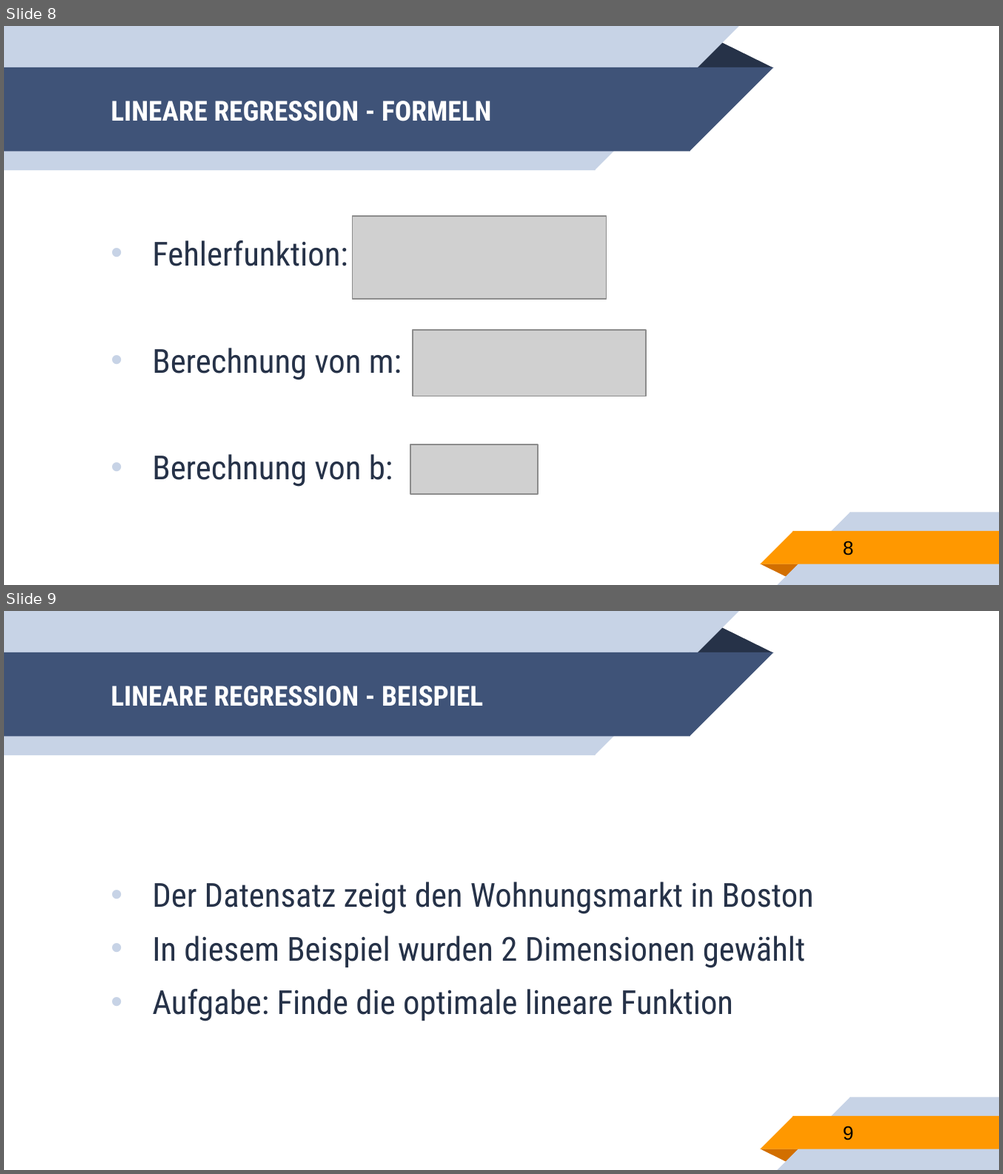
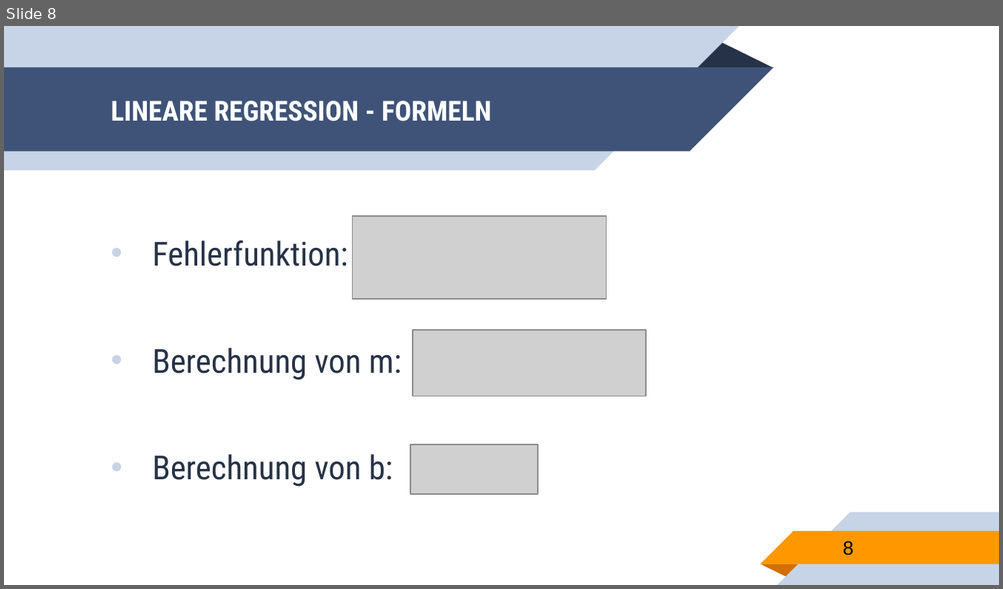
Before and after one commit to franneck94/UdemyML, a slide deck: lectures/SimpleLinearRegression.pptx. Shown one above the other, each under a label of ours: slides 8 and 9 before the commit, slide 8 after it. The pictures are 1003x1174 and 1003x589 pixels, drawn with LibreOffice and Linux fonts; fonts in the diff are those of the drawing; grey boxes stand for pictures. Boxes give left, top, right and bottom in pixels: in the first picture for what was removed or moved away, otherwise in the second. Text is boxed around its words. In the diff, an @@ line names an element or a change of style, - is before the commit and + after.

```diff
--- a/lectures/SimpleLinearRegression.pptx
+++ b/lectures/SimpleLinearRegression.pptx
@@ slide 9 removed at box(4, 611, 999, 1170), background #FFFFFF; not listed: 10 template elements that a slide beside it also shows @@
@@ title removed at box(111, 686, 483, 706) @@
-LINEARE REGRESSION - BEISPIEL
@@ text removed at box(152, 882, 814, 1022) @@
-• Der Datensatz zeigt den Wohnungsmarkt in Boston
-• In diesem Beispiel wurden 2 Dimensionen gewählt
-• Aufgabe: Finde die optimale lineare Funktion
@@ page number removed at box(842, 1126, 854, 1141) @@
-9
```
Also in this commit, not shown: 1 slide changed, 4 other slides removed, 5 other files.
